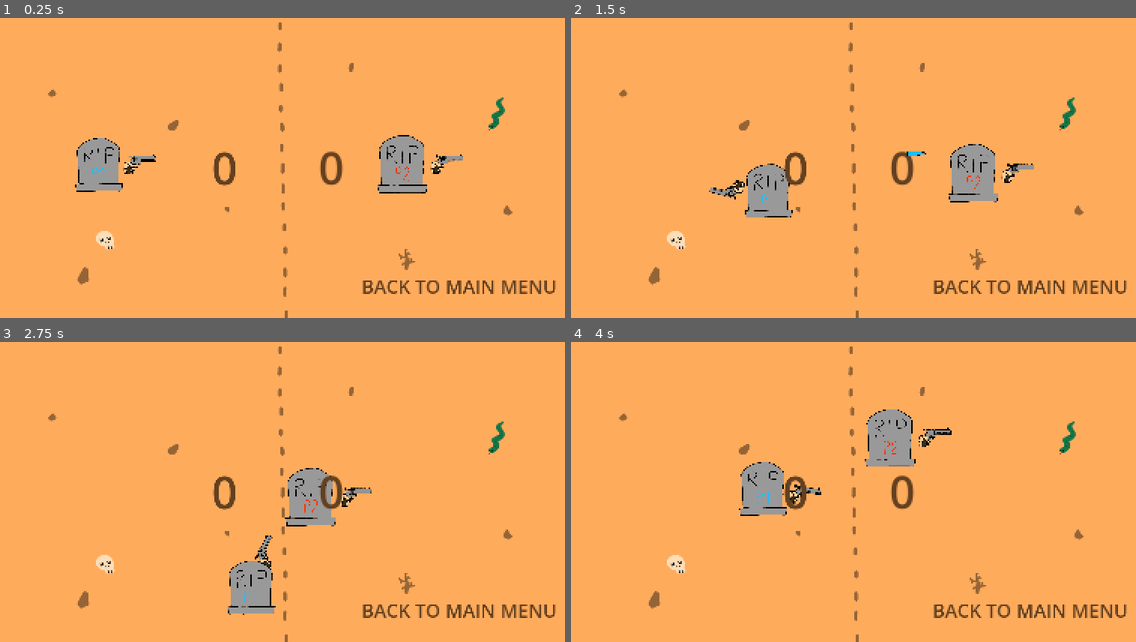
Above: before the commit, frames 1-4 (two rows, left to right).
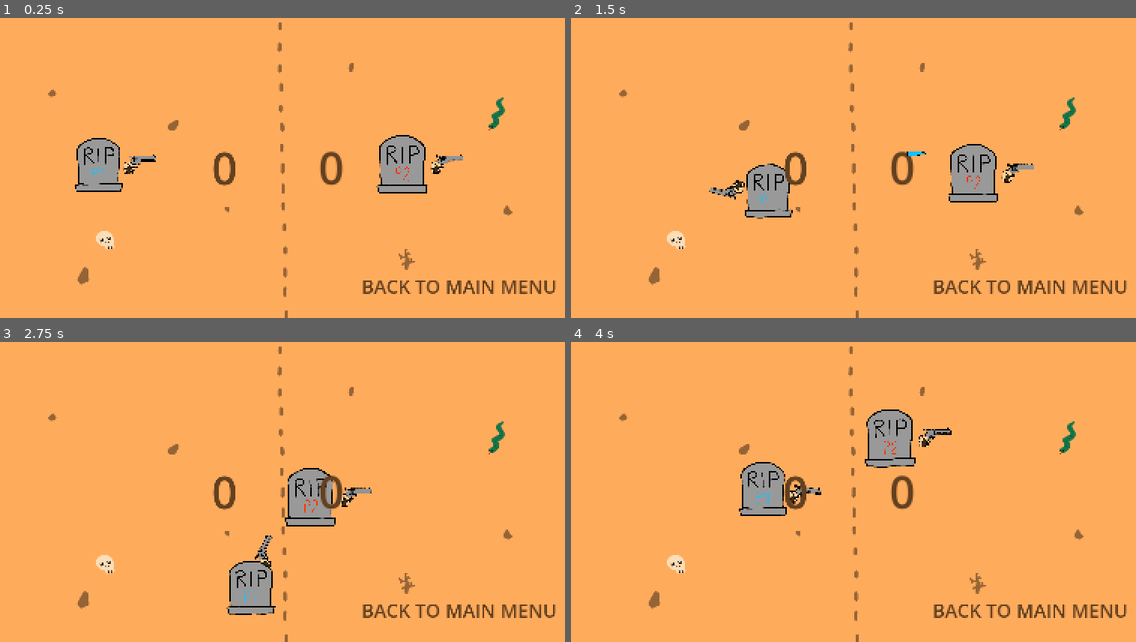
Above: after the commit, the same moments.

Repository: scrr-az/JD_prelim_proj
Game: Godot game, scene res://scenes/end_menu.tscn
The game is run twice, just before and just after one commit, with the same random seed, the same clock (stepped at 60 frames per second) and the same inputs. This scene is started directly instead of the project's main scene. Sound files missing from this copy of the repository are replaced by a short silence.
Inputs (mouse positions are in pixels of both pictures, inside the frame that each line leads up to):
- Up to frame 1 (0.25 s): no input
- Up to frame 2 (1.5 s): tap Enter at 0.5 s; move the mouse to (983, 153) at 0.52 s; hold D (p1_right) 0.53-1.28 s; click (983, 153) at 0.6 s; move the mouse to (729, 183) at 1.27 s; hold S (p1_down) from 1.28 s (still down); tap Down (p2_down) at 1.35 s
- Up to frame 3 (2.75 s): move the mouse to (339, 426) at 2.02 s; release S (p1_down) at 2.03 s; hold D (p1_right) from 2.03 s (still down); hold Left (p2_left) from 2.03 s (still down)
- Up to frame 4 (4 s): move the mouse to (819, 552) at 2.77 s; release D (p1_right) at 2.78 s; release Left (p2_left) at 2.78 s; hold W (p1_up) 2.78-3.53 s; tap Right (p2_right) at 2.85 s; move the mouse to (1028, 537) at 3.52 s; hold A (p1_left) from 3.53 s (still down); hold Up (p2_up) from 3.53 s (still down)

The runs differ from the first frame. In frame 1, 0.3% of the frame differs, in the area x 13-76%, y 39-59%; in frame 2, 0.3%; in frame 3, 0.3%; in frame 4, 0.4%, in the area x 29-62%, y 22-58%.

Commit message:
added end menu sound, changed grave sprites

Diff:
--- a/scripts/end_menu.gd
+++ b/scripts/end_menu.gd
@@ -3,6 +3,8 @@
 
 # Called when the node enters the scene tree for the first time.
 func _ready() -> void:
+	Global.play_sound("res://audio/countdown.wav")
+
 	$PointsPlayer1.text = "%s" % Global.points1
 	$PointsPlayer2.text = "%s" % Global.points2
 
Binary file changed: sprites/grave1.png
Binary file changed: sprites/grave2.png
